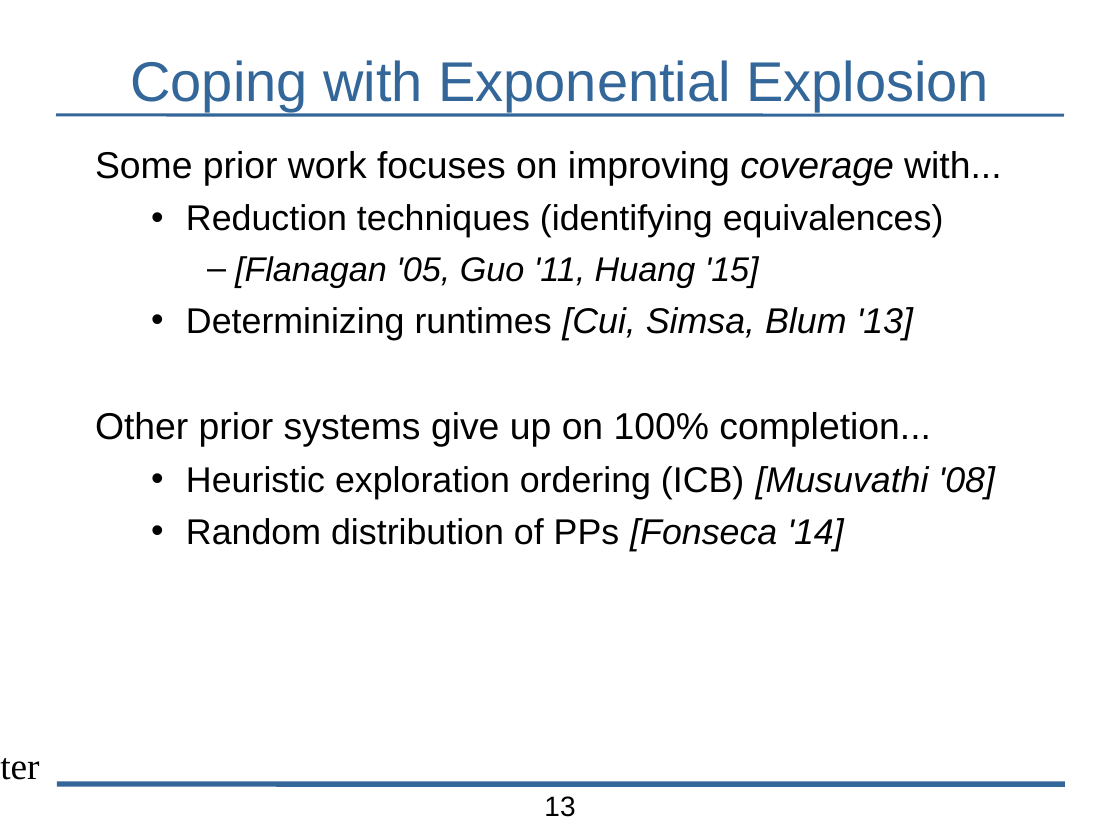
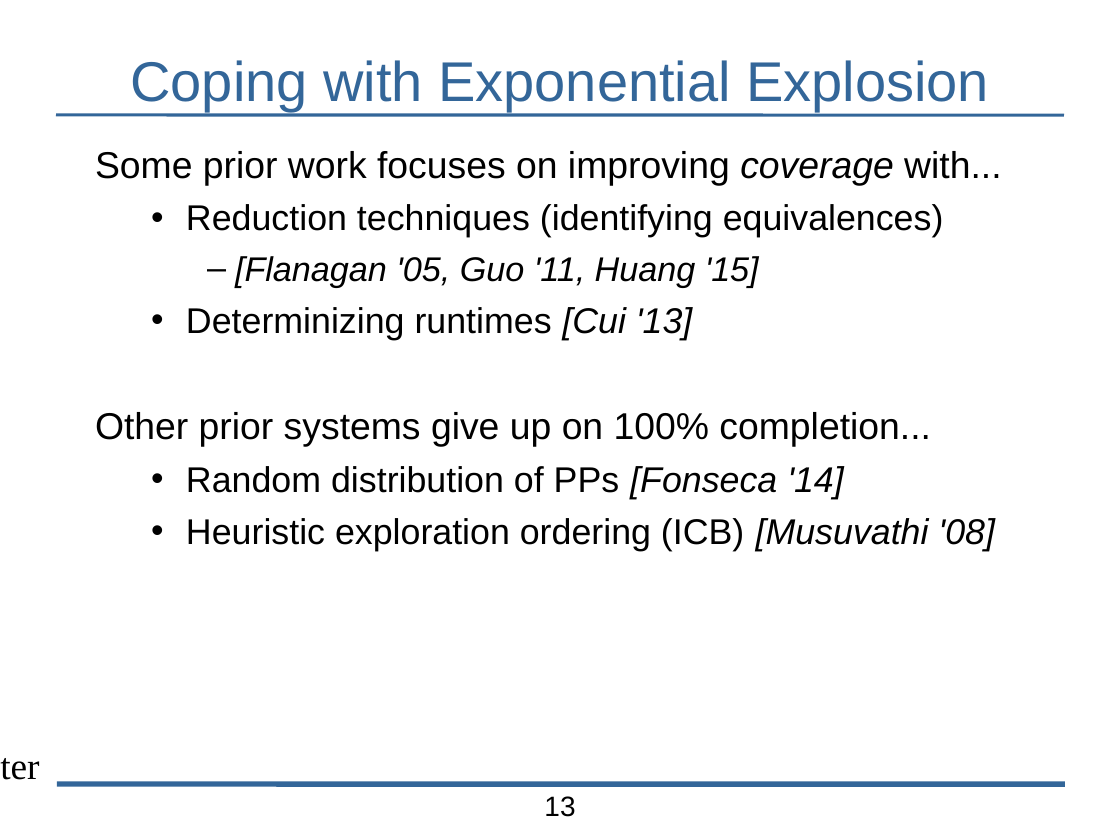
Before and after one commit to bblum/talks, a slide deck: slide 13 of pdl-retreat/2015/pdl-talk.odp. Drawn at 1120x840 pixels with LibreOffice and Linux fonts; fonts in the diff are those of the drawing; background and template pictures are left out. Boxes give left, top, right and bottom in pixels: in the first picture for what was removed or moved away, otherwise in the second. Text is boxed around its words. In the diff, an @@ line names an element or a change of style, - is before the commit and + after.

```diff
--- a/pdl-retreat/2015/pdl-talk.odp
+++ b/pdl-retreat/2015/pdl-talk.odp
@@ text at (186, 307, 692, 340): text changed @@
-  • Determinizing runtimes [Cui, Simsa, Blum '13]
+  • Determinizing runtimes [Cui '13]
@@ text at (186, 466, 843, 499): paragraph added @@
+  • Random distribution of PPs [Fonseca '14]
@@ text at (186, 518, 843, 551): paragraph removed @@
-  • Random distribution of PPs [Fonseca '14]
```
Also in this commit, not shown: 10 other slides changed, 5 slides added, 3 slides removed, 1 other file.
